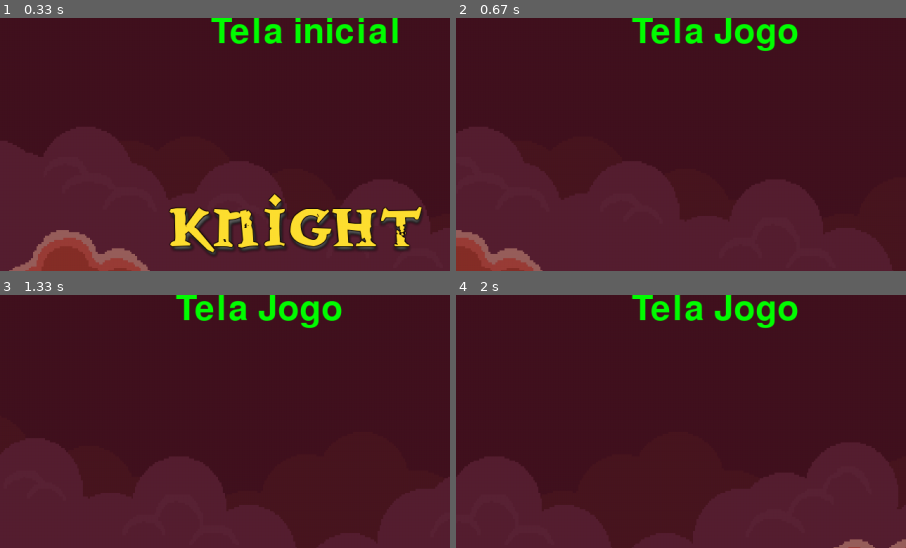
Above: before the commit, frames 1-4 (two rows, left to right).
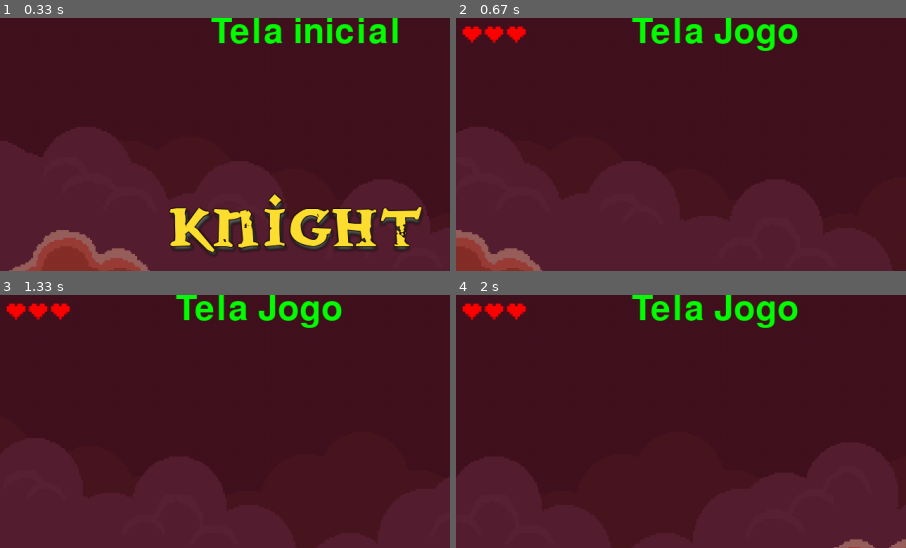
Above: after the commit, the same moments.

Repository: insper-classroom/devlife-23-1-projeto-pygame-henrique-e-guilherme
Game: pygame game, started from jogo/funcoes/jogo.py
The game is run twice, just before and just after one commit, with the same random seed, the same clock (stepped at 60 frames per second) and the same inputs.
Inputs:
- Up to frame 1 (0.33 s): no input
- Up to frame 2 (0.67 s): tap Space at 0.33 s
- Up to frame 3 (1.33 s): tap Space at 0.67, 1.07 s
- Up to frame 4 (2 s): tap Space at 1.37, 1.9 s
The pictures show only the part of the screen within x 0-50%, y 1-51%; the shares and areas given below are measured in that part.

Frame 1 is identical in both runs. In frame 2, 0.6% of the frame differs, in the area x 1-16%, y 3-10%; in frame 3, 0.6%; in frame 4, 0.6%.

Commit message:
vidas adicionadas

Diff:
--- a/jogo/funcoes/classes.py
+++ b/jogo/funcoes/classes.py
@@ -61,6 +61,9 @@
         self.chao = assets['ground']
         self.tela = assets['tela']
 
+        self.fonte2 = assets['fonte2']
+
+
         self.tem_que_trocar = False
         self.Clock = pygame.time.Clock() #https://www.pygame.org/docs/ref/time.html#pygame.time.Clock
 
@@ -73,6 +76,8 @@
 
         self.inimigo = Inimigo()
         self.jogador = Jogador()
+
+        self.texto_vidas = pygame.transform.scale_by(self.fonte2.render(chr(9829) * self.jogador.vidas, True, (255, 0, 0)), 1.5)
 
     def desenha(self):
         for i in range(self.tiles_fundo):
@@ -88,6 +93,8 @@
             self.scroll_chao = 0
 
         self.tela.blit(self.texto, (250, 0))
+
+        self.tela.blit(self.texto_vidas, (7, 5))
 
         self.inimigo.update()
         self.tela.blit(self.inimigo.image, self.inimigo.rect)
@@ -126,6 +133,8 @@
         self.image = pygame.image.load('jogo/assets/jogador_provisorio.png').convert_alpha()
         self.image = pygame.transform.scale_by(self.image, 4)
         self.rect = self.image.get_rect()
+
+        self.vidas = 3
 
         #Coordenadas
         self.rect.centerx = 60
